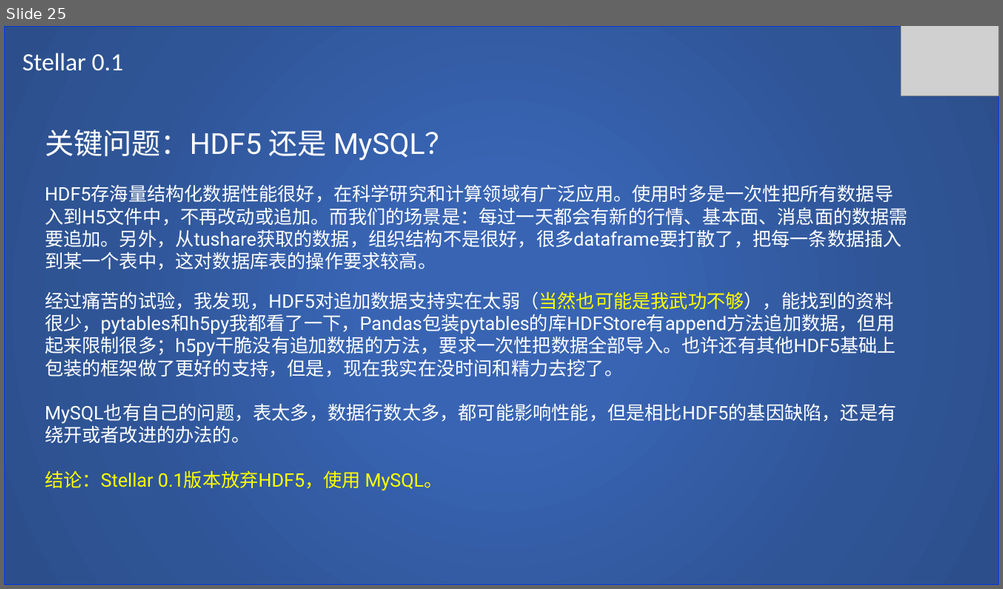
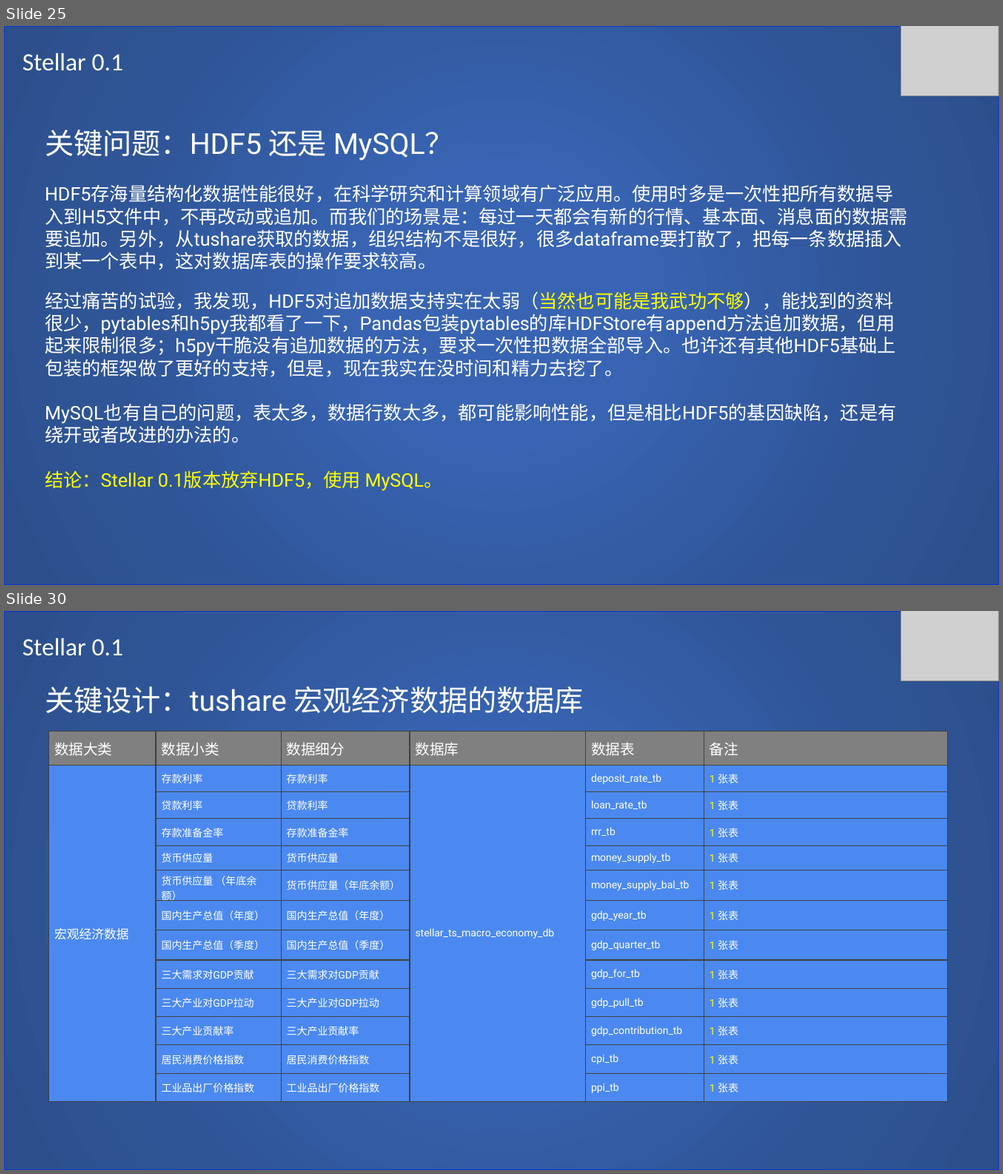
Before and after one commit to SCITLAS/Stellar, a slide deck: Stellar_0.1/documents/design.pptx. Shown one above the other, each under a label of ours: slide 25 before the commit, slides 25 and 30 after it; the slides between them are not shown. The pictures are 1003x589 and 1003x1174 pixels, drawn with LibreOffice and Linux fonts; fonts in the diff are those of the drawing; grey boxes stand for pictures. Boxes give left, top, right and bottom in pixels: in the first picture for what was removed or moved away, otherwise in the second. Text is boxed around its words. In the diff, an @@ line names an element or a change of style, - is before the commit and + after.

Commit message:
Update design document, add MySQL database and table basic design.

```diff
--- a/Stellar_0.1/documents/design.pptx
+++ b/Stellar_0.1/documents/design.pptx
@@ slide 30 added at box(4, 611, 999, 1170), background #FFFFFF @@
@@ rectangle added at box(4, 611, 999, 1170), fill gradient #3864B3 to #2F5597 to #2C4F8C, outline #0838D5 1 pt @@
@@ picture added at box(900, 611, 999, 681) @@
@@ text added at box(22, 638, 123, 656), 24 pt, text #FFFFFF @@
+Stellar 0.1
@@ text added at box(45, 686, 583, 713), 28 pt, text #FFFFFF @@
+关键设计：tushare 宏观经济数据的数据库
@@ table added at box(48, 731, 948, 1096), 13 rows, 6 columns @@
+数据大类 | 数据小类 | 数据细分 | 数据库 | 数据表 | 备注
+宏观经济数据 | 存款利率 | 存款利率 | stellar_ts_macro_economy_db | deposit_rate_tb | 1 张表
+ | 贷款利率 | 贷款利率 |  | loan_rate_tb | 1 张表
+ | 存款准备金率 | 存款准备金率 |  | rrr_tb | 1 张表
+ | 货币供应量 | 货币供应量 |  | money_supply_tb | 1 张表
+ | 货币供应量 （年底余额） | 货币供应量（年底余额） |  | money_supply_bal_tb | 1 张表
+ | 国内生产总值（年度） | 国内生产总值（年度） |  | gdp_year_tb | 1 张表
+ | 国内生产总值（季度） | 国内生产总值（季度） |  | gdp_quarter_tb | 1 张表
+ | 三大需求对GDP贡献 | 三大需求对GDP贡献 |  | gdp_for_tb | 1 张表
+ | 三大产业对GDP拉动 | 三大产业对GDP拉动 |  | gdp_pull_tb | 1 张表
+ | 三大产业贡献率 | 三大产业贡献率 |  | gdp_contribution_tb | 1 张表
+ | 居民消费价格指数 | 居民消费价格指数 |  | cpi_tb | 1 张表
+ | 工业品出厂价格指数 | 工业品出厂价格指数 |  | ppi_tb | 1 张表
```
Also in this commit, not shown: 7 slides changed, 8 other slides added.
